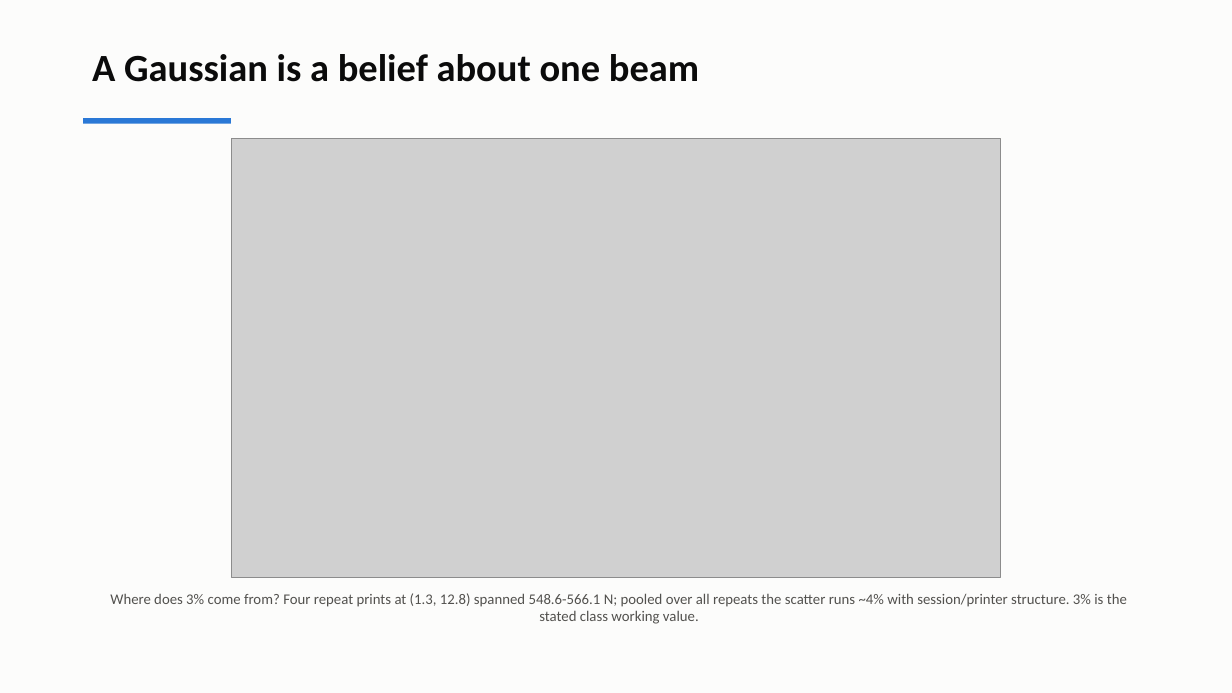
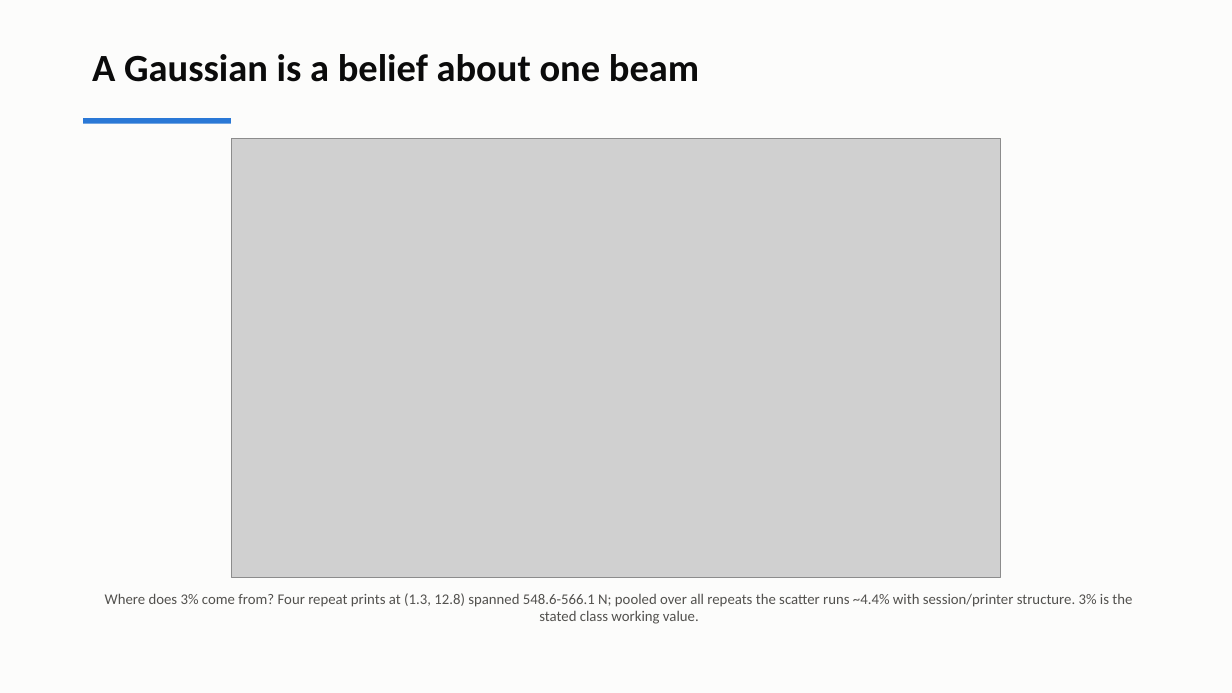
Before and after one commit to andrewvoss8-boop/core-me-data-science-activities-public, a slide deck: slide 5 of me323/Module1_drafts/ME323_Module1_Lecture2.pptx. Drawn at 1232x693 pixels with LibreOffice and Linux fonts; fonts in the diff are those of the drawing; grey boxes stand for pictures. Boxes give left, top, right and bottom in pixels: in the first picture for what was removed or moved away, otherwise in the second. Text is boxed around its words. In the diff, an @@ line names an element or a change of style, - is before the commit and + after.

```diff
--- a/me323/Module1_drafts/ME323_Module1_Lecture2.pptx
+++ b/me323/Module1_drafts/ME323_Module1_Lecture2.pptx
@@ text at (105, 593, 1132, 624): text changed @@
-Where does 3% come from? Four repeat prints at (1.3, 12.8) spanned 548.6-566.1 N; pooled over all repeats the scatter runs ~4% with session/printer structure. 3% is the stated class working value.
+Where does 3% come from? Four repeat prints at (1.3, 12.8) spanned 548.6-566.1 N; pooled over all repeats the scatter runs ~4.4% with session/printer structure. 3% is the stated class working value.
```
Also in this commit, not shown: 4 other slides changed, 2 slides added, 20 other files.
